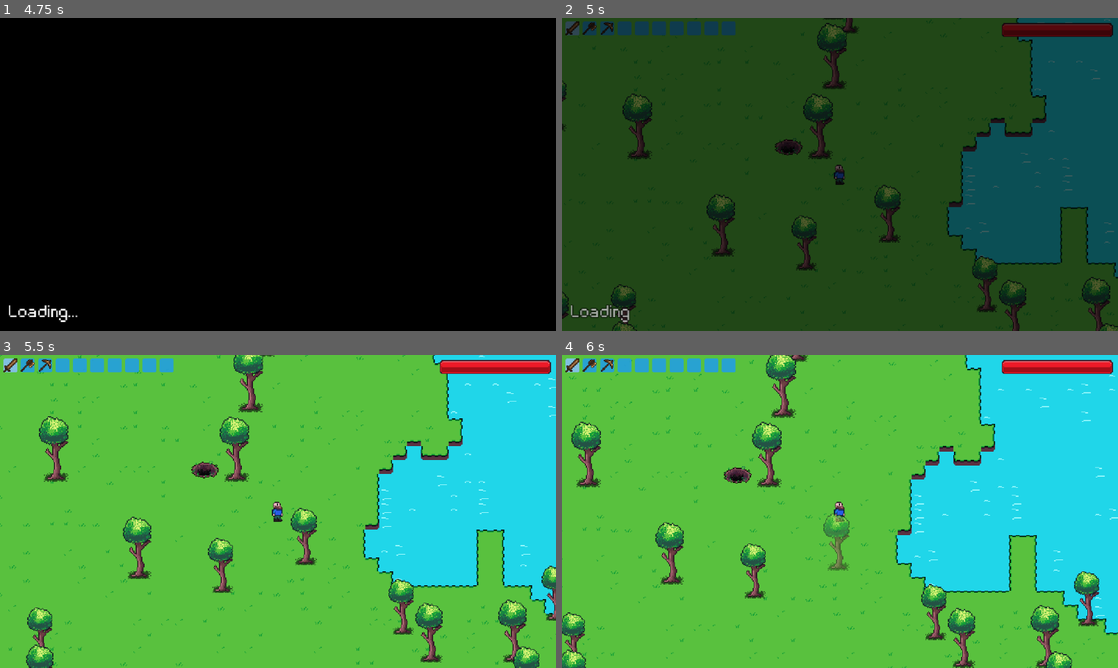
Above: before the commit, frames 1-4 (two rows, left to right).
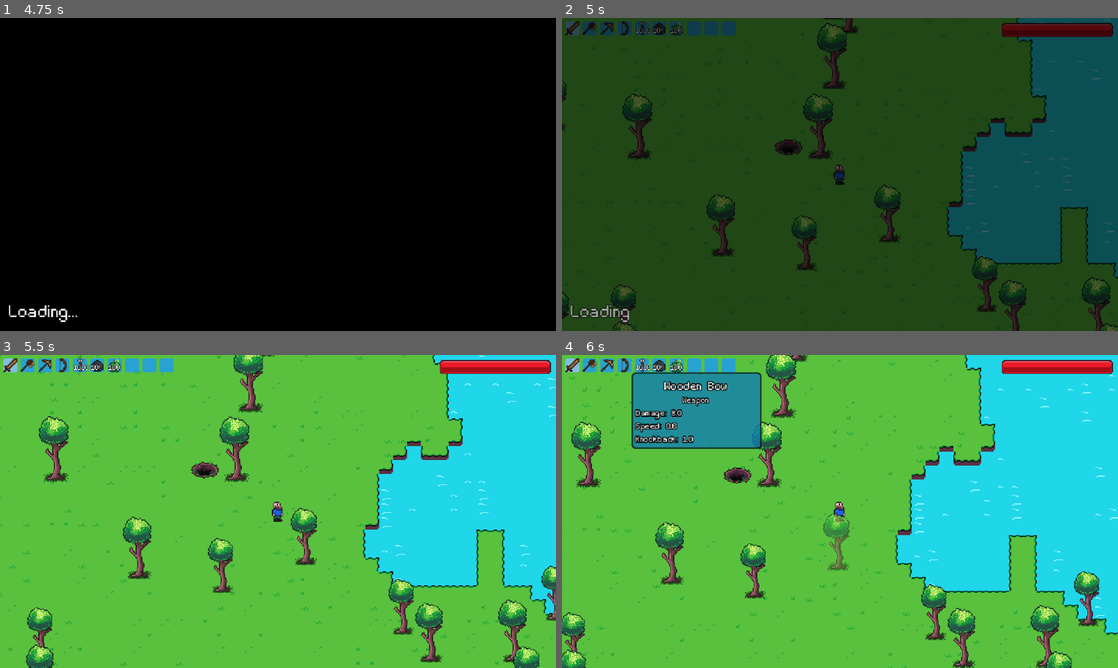
Above: after the commit, the same moments.

Repository: spsJakubSzydlowski/Evergrint
Game: Godot game, scene res://scenes/UI/menu.tscn
The game is run twice, just before and just after one commit, with the same random seed, the same clock (stepped at 60 frames per second) and the same inputs.
Inputs (mouse positions are in pixels of both pictures, inside the frame that each line leads up to):
- Up to frame 1 (4.75 s): click "New Game" at 0.5 s; click (255, 174) at 1.27 s; type "Alex" at 1.35 s; click (344, 174) at 2 s; click "Easy" at 2.75 s; tap Enter at 3.5 s; move the mouse to (11, 27) at 3.52 s; hold Right 3.53-4.28 s; tap A (a) at 3.6 s; click (11, 27) at 3.67 s; tap D (d) at 3.8, 4.35 s; tap Space at 4.25 s; move the mouse to (27, 27) at 4.27 s; hold Down from 4.28 s (still down); click (27, 27) at 4.42 s; tap S (s) at 4.55 s
- Up to frame 2 (5 s): keep holding Down
- Up to frame 3 (5.5 s): move the mouse to (44, 364) at 5.02 s; release Down at 5.03 s; hold Right from 5.03 s (still down); tap S (s) at 5.1 s; click (44, 364) at 5.17 s; tap W (w) at 5.3 s
- Up to frame 4 (6 s): move the mouse to (623, 364) at 5.77 s; release Right at 5.78 s; hold Up from 5.78 s (still down); tap W (w) at 5.85 s; click (623, 364) at 5.92 s

Frame 1 is identical in both runs. In frame 2, 0.2% of the frame differs, in the area x 10-22%, y 1-6%; in frame 3, 0.3%; in frame 4, 6.0%, in the area x 10-36%, y 1-30%.

Commit message:
Update main.gd

Diff:
--- a/scripts/main.gd
+++ b/scripts/main.gd
@@ -24,12 +24,12 @@
 		Inventory.add_item("wooden_sword")
 		Inventory.add_item("wooden_axe")
 		Inventory.add_item("wooden_pickaxe")
-		#Inventory.add_item("wooden_bow")
+		Inventory.add_item("wooden_bow")
 		#Inventory.add_item("wooden_hammer")
 		#Inventory.add_item("iron_sword")
-		#Inventory.add_item("arrow", 100)
-		#Inventory.add_item("head_of_the_burrower", 10)
-		#Inventory.add_item("green_apple", 100)
+		Inventory.add_item("arrow", 1000)
+		Inventory.add_item("head_of_the_burrower", 10)
+		Inventory.add_item("green_apple", 100)
 
 		Global.first_time_generation = false
 	else:
@@ -62,7 +62,7 @@
 				distance = randf_range((get_viewport_rect().end.x / 2), (get_viewport_rect().end.x / 2) + 100)
 
 			var offset = Vector2(cos(random_angle), sin(random_angle)) * distance
-			print(offset)
+
 			spawn_pos = player.global_position + offset
 
 			var map_pos = tile_map.local_to_map(spawn_pos)
